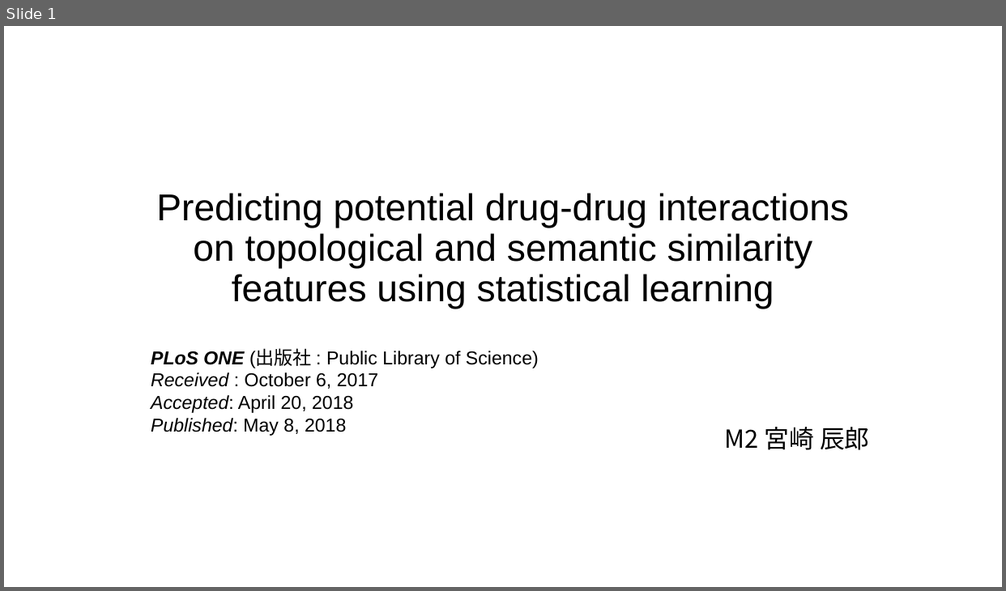
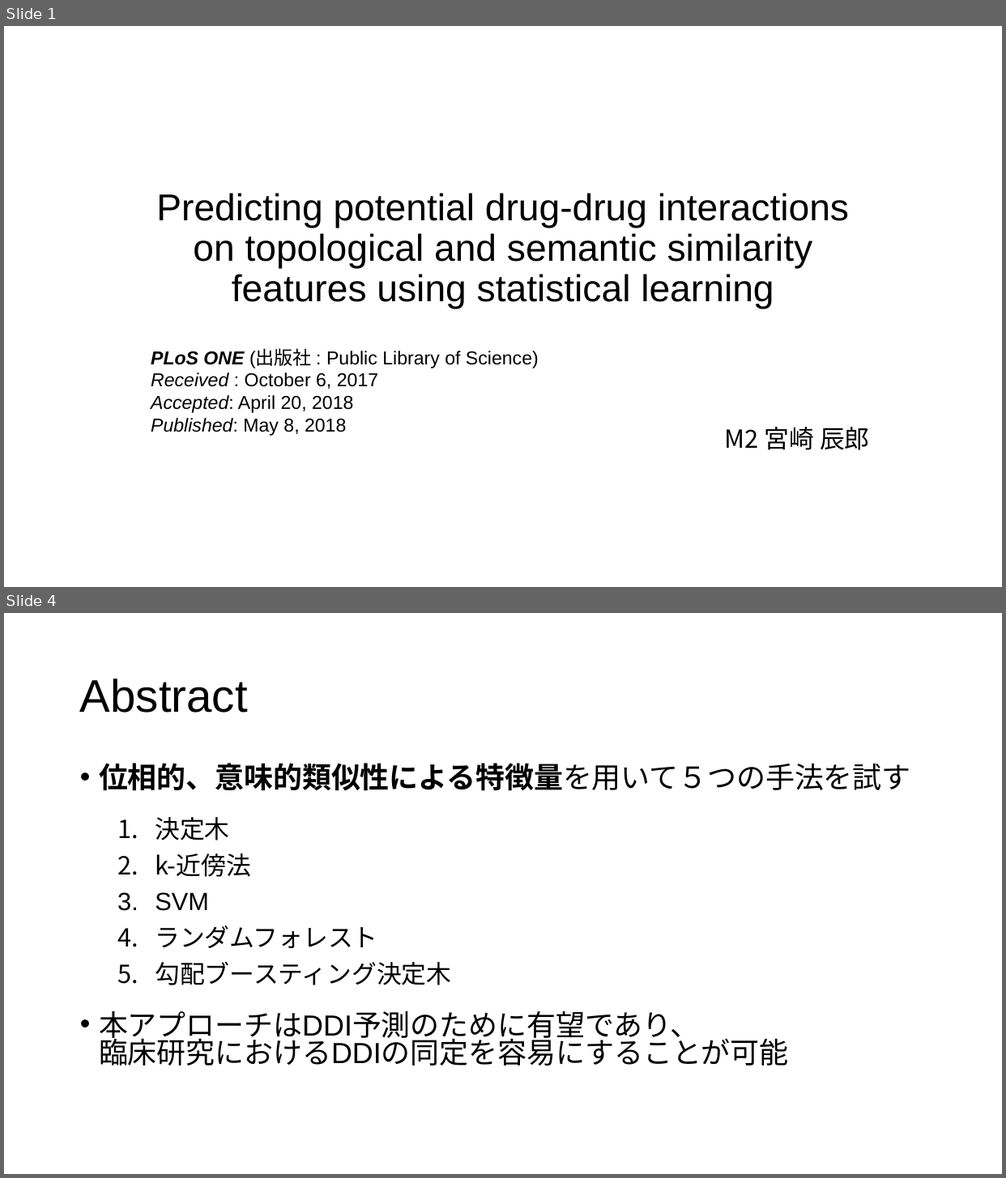
Before and after one commit to tsutarou10/variousFile, a slide deck: Predicting potential drug-drug interactions on topological and semantic similarity features using statistical learning.pptx. Shown one above the other, each under a label of ours: slide 1 before the commit, slides 1 and 4 after it; the slides between them are not shown. The pictures are 1006x591 and 1006x1178 pixels, drawn with LibreOffice and Linux fonts; fonts in the diff are those of the drawing. Boxes give left, top, right and bottom in pixels: in the first picture for what was removed or moved away, otherwise in the second. Text is boxed around its words. In the diff, an @@ line names an element or a change of style, - is before the commit and + after.

```diff
--- a/Predicting potential drug-drug interactions on topological and semantic similarity features using statistical learning.pptx
+++ b/Predicting potential drug-drug interactions on topological and semantic similarity features using statistical learning.pptx
@@ slide 4 added at <box>4,613,1002,1174</box>, background #FFFFFF @@
@@ title added at <box>80,679,248,713</box>, 44 pt, text #000000 @@
+Abstract
@@ text added at <box>99,763,911,1066</box>, 28 pt, text #000000 @@
+• 位相的、意味的類似性による特徴量を用いて５つの手法を試す
+  1. 決定木
+  2. k-近傍法
+  3. SVM
+  4. ランダムフォレスト
+  5. 勾配ブースティング決定木
+• 本アプローチはDDI予測のために有望であり、
+  臨床研究におけるDDIの同定を容易にすることが可能
```
Also in this commit, not shown: 12 slides changed, 4 other slides added, 3 other files.
